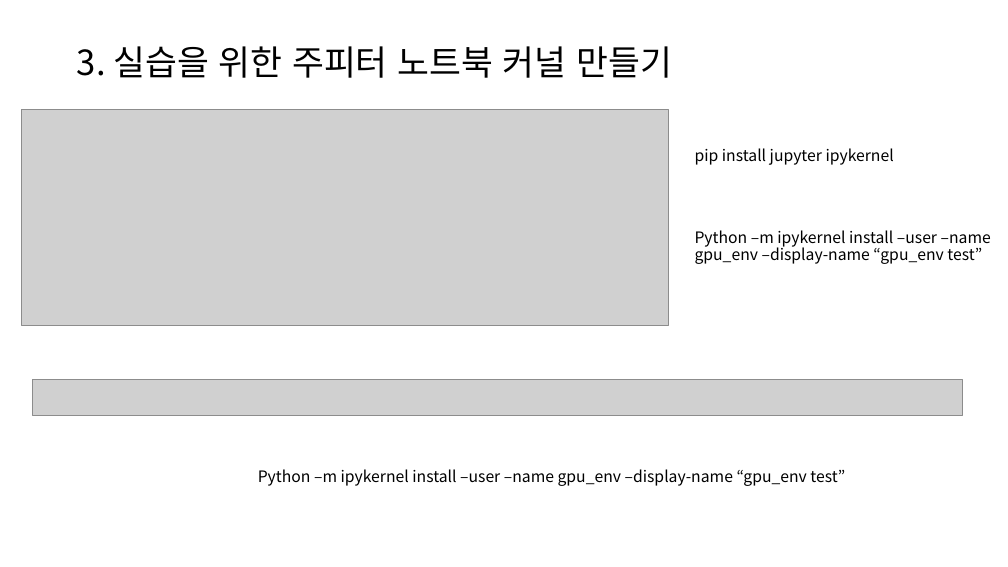
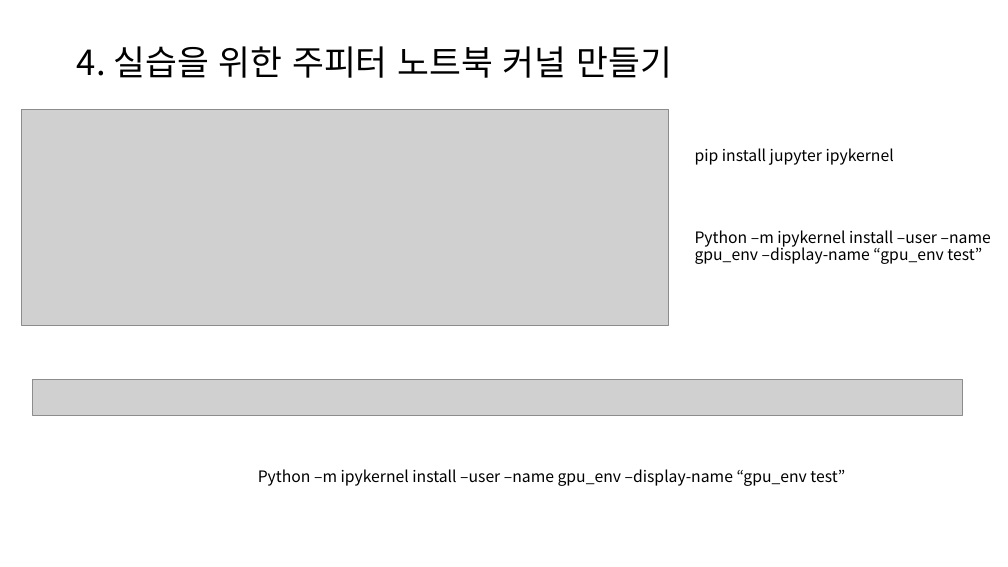
Before and after one commit to sano820/windows-gpu, a slide deck: slide 11 of docs/setting_gpu_for_window.pptx (slide 6 before the commit). Drawn at 1008x567 pixels with LibreOffice and Linux fonts; fonts in the diff are those of the drawing; grey boxes stand for pictures. Boxes give left, top, right and bottom in pixels: in the first picture for what was removed or moved away, otherwise in the second. Text is boxed around its words. In the diff, an @@ line names an element or a change of style, - is before the commit and + after.

```diff
--- a/docs/setting_gpu_for_window.pptx
+++ b/docs/setting_gpu_for_window.pptx
@@ title at [77,46,672,78]: text changed @@
-3. 실습을 위한 주피터 노트북 커널 만들기
+4. 실습을 위한 주피터 노트북 커널 만들기
```
Also in this commit, not shown: 9 other slides changed, 1 slide added, 1 slide removed, 3 other files.
